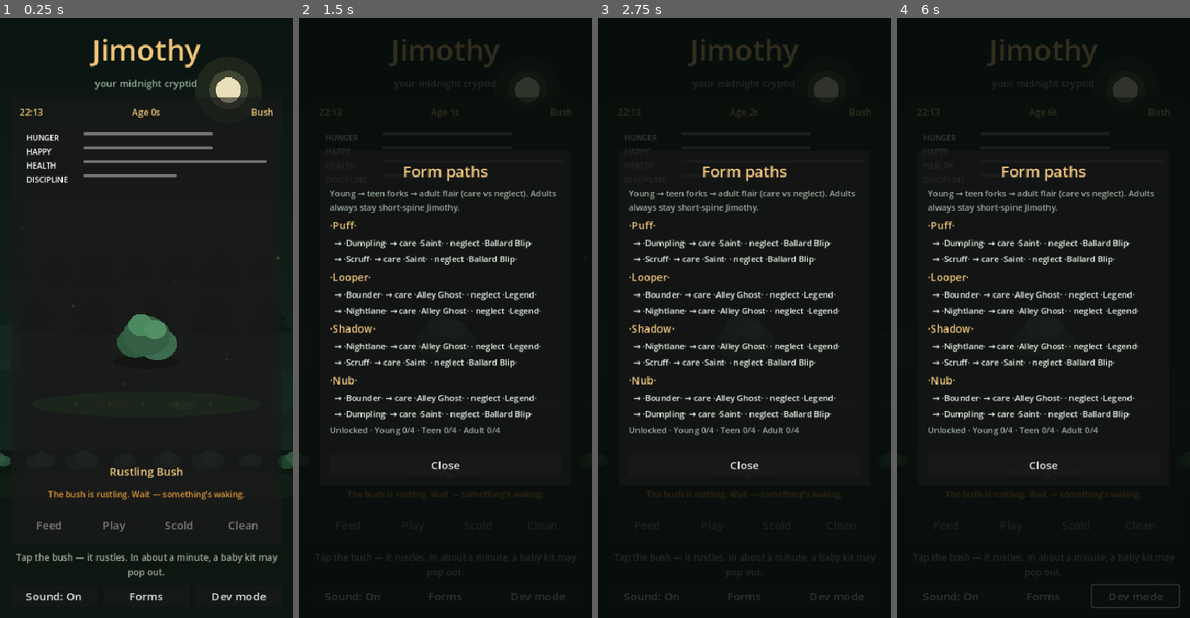
Above: before the commit, frames 1-4 (left to right).
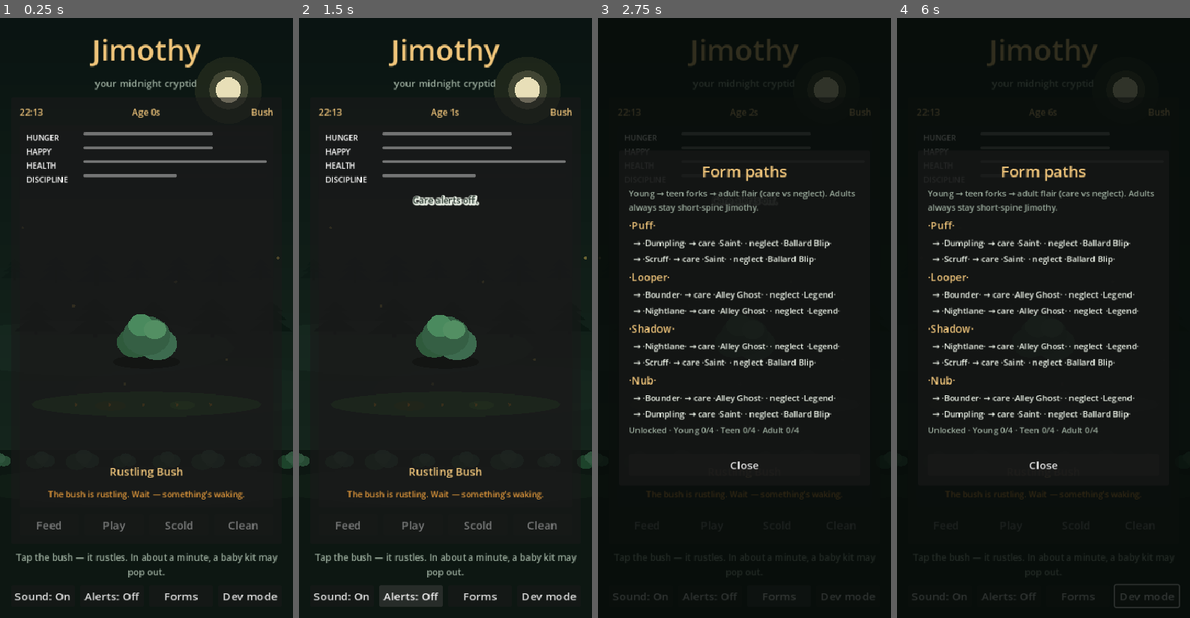
Above: after the commit, the same moments.

Repository: rgarn023/JimothyPet
Game: Godot game, scene res://scenes/main.tscn
Two runs of this game, one before a commit and one after it. Both use one fixed random seed, a clock stepped at 60 frames per second and the inputs below.
Inputs (mouse positions are in pixels of both pictures, inside the frame that each line leads up to):
- Up to frame 1 (0.25 s): no input
- Up to frame 2 (1.5 s): click (410, 594) at 0.5 s, where only the run after the commit has a clickable "Alerts: Off"; click (410, 594) at 1.25 s, where only the run after the commit has a clickable "Alerts: On"
- Up to frame 3 (2.75 s): click "Forms" at 2 s
- Up to frame 4 (6 s): click "Dev mode" at 2.75 s; click "Sound: On" at 3.5 s; tap Enter at 4.25, 5.75 s; drag from (1043, 330) to (1072, 186) at 4.27 s; tap Space at 5 s; drag from (984, 348) to (1028, 438) at 5.02 s; move the mouse to (1072, 186) at 5.77 s; hold D (ui_right) from 5.78 s (still down)

The runs differ from the first frame. In frame 1, 0.6% of the frame differs, in the area x 4-95%, y 95-98%; in frame 2, 12%, in the area x 0-100%, y 3-99%; in frame 3, 0.2%; in frame 4, 0.3%.

Commit message:
Remove float companion; add care alerts for hungry/play/acting up
Drop Document PiP float window. Add Alerts toggle with browser/OS
notifications when Jimothy is hungry, wants to play, or acting up.

Co-authored-by: rgarn023 <rgarn023@users.noreply.github.com>

Diff:
--- a/godot/project.godot
+++ b/godot/project.godot
@@ -16,6 +16,7 @@
 
 PetState="*res://scripts/pet_state.gd"
 JimothyAudio="*res://scripts/jimothy_audio.gd"
+JimothyNotify="*res://scripts/jimothy_notify.gd"
 
 [display]
 
--- a/godot/scenes/main.tscn
+++ b/godot/scenes/main.tscn
@@ -312,6 +312,12 @@
 layout_mode = 2
 size_flags_horizontal = 3
 text = "Sound: On"
+
+[node name="BtnAlerts" type="Button" parent="Margin/VBox/UtilityRow"]
+unique_name_in_owner = true
+layout_mode = 2
+size_flags_horizontal = 3
+text = "Alerts: Off"
 
 [node name="BtnForms" type="Button" parent="Margin/VBox/UtilityRow"]
 unique_name_in_owner = true
@@ -561,6 +567,7 @@
 [connection signal="pressed" from="Margin/VBox/Device/DeviceMargin/DeviceVBox/Controls/BtnScold" to="." method="_on_scold_pressed"]
 [connection signal="pressed" from="Margin/VBox/Device/DeviceMargin/DeviceVBox/Controls/BtnClean" to="." method="_on_clean_pressed"]
 [connection signal="pressed" from="Margin/VBox/UtilityRow/BtnSound" to="." method="_on_sound_pressed"]
+[connection signal="pressed" from="Margin/VBox/UtilityRow/BtnAlerts" to="." method="_on_alerts_pressed"]
 [connection signal="pressed" from="Margin/VBox/UtilityRow/BtnForms" to="." method="_on_forms_pressed"]
 [connection signal="pressed" from="Margin/VBox/UtilityRow/BtnDev" to="." method="_on_dev_pressed"]
 [connection signal="pressed" from="FeedPanel/FeedCard/FeedMargin/FeedVBox/BtnBerries" to="." method="_on_food" binds= ["berries"]]
--- /dev/null
+++ b/godot/scripts/jimothy_notify.gd
@@ -0,0 +1,114 @@
+extends Node
+## Care notifications — hungry / play / acting up.
+## Web: Notification API via JavaScriptBridge. Desktop Linux: notify-send.
+## Cooldown prevents spam.
+
+const COOLDOWN_SEC := 12 * 60
+
+var _last := {
+	"hungry": -999999,
+	"play": -999999,
+	"stubborn": -999999,
+}
+
+
+func _ready() -> void:
+	if PetState:
+		PetState.state_changed.connect(_on_state)
+
+
+func _notification(what: int) -> void:
+	if what == NOTIFICATION_APPLICATION_FOCUS_OUT \
+			or what == NOTIFICATION_WM_WINDOW_FOCUS_OUT:
+		check_now()
+
+
+func _on_state() -> void:
+	# Light polling when state changes (stubborn flip, decay tick, etc.)
+	check_now()
+
+
+func check_now() -> void:
+	if PetState == null or not PetState.alerts_enabled:
+		return
+	if not PetState.alive or PetState.ascending or PetState.stage == "bush":
+		return
+
+	var now := Time.get_unix_time_from_system()
+	if PetState.stubborn:
+		_try_send("stubborn", "Jimothy is acting up", _stubborn_body(), now)
+		return
+	if PetState.hunger < 25.0:
+		_try_send("hungry", "Jimothy is hungry", "He’s hunting for a real meal. Time to feed him.", now)
+	if PetState.stage != "baby" and PetState.energy >= 18.0 and PetState.happy < 25.0:
+		_try_send(
+			"play",
+			"Jimothy wants to play",
+			"Restless cryptid energy — try a Dumpster Dive night run.",
+			now
+		)
+
+
+func _stubborn_body() -> String:
+	if PetState.stubborn_reason != "":
+		return "He’s %s. Open the app and scold him." % PetState.stubborn_reason
+	return "He’s being stubborn — open the app and scold him."
+
+
+func _try_send(kind: String, title: String, body: String, now: float) -> void:
+	var last: float = float(_last.get(kind, -999999))
+	if now - last < COOLDOWN_SEC:
+		return
+	if not _post(title, body):
+		return
+	_last[kind] = now
+
+
+func _post(title: String, body: String) -> bool:
+	# Godot web export
+	if OS.has_feature("web"):
+		return _post_web(title, body)
+	# Linux desktop
+	if OS.get_name() == "Linux":
+		var code := OS.execute("notify-send", ["-a", "Jimothy", "-i", "dialog-information", title, body], [], false, false)
+		return code == 0
+	# macOS desktop
+	if OS.get_name() == "macOS":
+		var script := "display notification \"%s\" with title \"%s\"" % [
+			body.replace("\"", "'"),
+			title.replace("\"", "'"),
+		]
+		var code := OS.execute("osascript", ["-e", script], [], false, false)
+		return code == 0
+	return false
+
+
+func _post_web(title: String, body: String) -> bool:
+	if not OS.has_feature("web"):
+		return false
+	# Escape for JS string literals
+	var t := title.replace("\\", "\\\\").replace("\"", "\\\"").replace("\n", " ")
+	var b := body.replace("\\", "\\\\").replace("\"", "\\\"").replace("\n", " ")
+	var js := """
+(function(){
+  if (!('Notification' in window)) return false;
+  if (Notification.permission !== 'granted') return false;
+  try {
+    new Notification("%s", { body: "%s", icon: "icons/icon-192.png", tag: "jimothy-care" });
+    return true;
+  } catch (e) { return false; }
+})();
+""" % [t, b]
+	var result = JavaScriptBridge.eval(js)
+	return bool(result)
+
+
+func request_permission_web() -> void:
+	if not OS.has_feature("web"):
+		return
+	JavaScriptBridge.eval("""
+(async function(){
+  if (!('Notification' in window)) return;
+  if (Notification.permission === 'default') await Notification.requestPermission();
+})();
+""")
--- a/godot/scripts/main.gd
+++ b/godot/scripts/main.gd
@@ -23,6 +23,7 @@
 @onready var btn_scold: Button = %BtnScold
 @onready var btn_clean: Button = %BtnClean
 @onready var btn_sound: Button = %BtnSound
+@onready var btn_alerts: Button = %BtnAlerts
 @onready var btn_forms: Button = %BtnForms
 @onready var btn_dev: Button = %BtnDev
 @onready var feed_panel: Control = %FeedPanel
@@ -53,6 +54,7 @@
 	_build_forms_panel()
 	_build_dev_panel()
 	_refresh_sound_button()
+	_refresh_alerts_button()
 	_refresh()
 	# Dead / leftover saves: land on a fresh rustling bush (no re-ascent).
 	if not PetState.alive:
@@ -411,6 +413,26 @@
 	_refresh_sound_button()
 
 
+func _refresh_alerts_button() -> void:
+	if btn_alerts == null:
+		return
+	btn_alerts.text = "Alerts: On" if PetState.alerts_enabled else "Alerts: Off"
+
+
+func _on_alerts_pressed() -> void:
+	PetState.alerts_enabled = not PetState.alerts_enabled
+	if PetState.alerts_enabled:
+		if JimothyNotify and JimothyNotify.has_method("request_permission_web"):
+			JimothyNotify.request_permission_web()
+		PetState.speech.emit("Care alerts on — hungry, playtime, and acting up.")
+		if JimothyNotify:
+			JimothyNotify.check_now()
+	else:
+		PetState.speech.emit("Care alerts off.")
+	PetState.save_game()
+	_refresh_alerts_button()
+
+
 func _on_forms_pressed() -> void:
 	_refresh_forms_panel()
 	_forms_panel.visible = true
--- a/godot/scripts/pet_state.gd
+++ b/godot/scripts/pet_state.gd
@@ -99,6 +99,8 @@
 var dev_mode: bool = false
 ## When true, night ambience + raccoon SFX are muted (persists).
 var sound_muted: bool = false
+## When true, care notifications (hungry / play / acting up) are allowed.
+var alerts_enabled: bool = false
 ## Last successful food key — used by eat animation prop.
 var last_fed_food: String = "berries"
 
@@ -182,10 +184,12 @@
 	var keep_forms := forms_unlocked.duplicate(true)
 	var keep_dev := dev_mode
 	var keep_mute := sound_muted
+	var keep_alerts := alerts_enabled
 	_reset_defaults()
 	forms_unlocked = keep_forms
 	dev_mode = keep_dev
 	sound_muted = keep_mute
+	alerts_enabled = keep_alerts
 	save_game()
 	speech.emit("A roadside bush shivers… something’s in there.")
 	stage_changed.emit(stage)
@@ -901,6 +905,7 @@
 		"forms_unlocked": forms_unlocked,
 		"dev_mode": dev_mode,
 		"sound_muted": sound_muted,
+		"alerts_enabled": alerts_enabled,
 	}
 
 
@@ -949,6 +954,7 @@
 		forms_unlocked = fu
 	dev_mode = bool(d.get("dev_mode", false))
 	sound_muted = bool(d.get("sound_muted", false))
+	alerts_enabled = bool(d.get("alerts_enabled", false))
 	# Dead / mid-ascension saves resume as a finished life — main starts a new bush.
 	if not alive:
 		ascending = false
Not shown, changed: README.md
Not shown, changed: godot/README.md
Not shown, changed: index.html
Not shown, removed: js/companion.js
Not shown, changed: js/game.js
Not shown, added: js/notify.js
Not shown, changed: styles.css
Not shown, changed: sw.js
